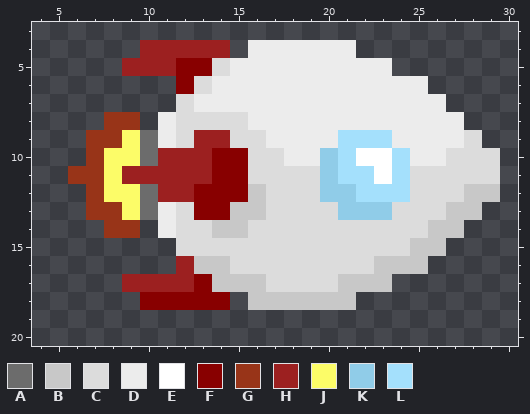
Two states of a pixel-art sprite, src/construct/Animations/player/ship1/000.png. Above, as it was before the edit.
The file is 32x24 pixels. Shown: x 4..30, y 3..20.
Palette (. is transparent): A #6c6c6c  B #c8c8c8  C #dcdcdc  D #ececec  E #ffffff  F #880000  G #983418  H #9c2020  J #fcfc68  K #90cce8  L #a4e0fc
Pixels before, first column x 6:
 4 ....HHHHH.DDDDDD........
 5 ...HHHFFCDDDDDDDDD......
 6 ......FCDDDDDDDDDDDD....
 7 ......CDDDDDDDDDDDDDD...
 8 ..GG.DCCCCDDDDDDDDDDDD..
 9 .GGJADCHHCCDDDDLLLDDDDC.
10 .GJJAHHHFFCCDDKLEELDDCCC
11 GGJHHHHHFFCCCCKLLELCCCCC
12 .GJJAHHFFFBCCCKKLLLCCCBB
13 .GGJADCFFBBCCCCKKKCCCBB.
14 ..GG.DCCBBCCCCCCCCCCBB..
15 ......CCCCCCCCCCCCCBB...
16 ......HBBCCCCCCCCBBB....
17 ...HHHHFBBBCCCCBBB......
18 ....FFFFF.BBBBBB........
After the commit:
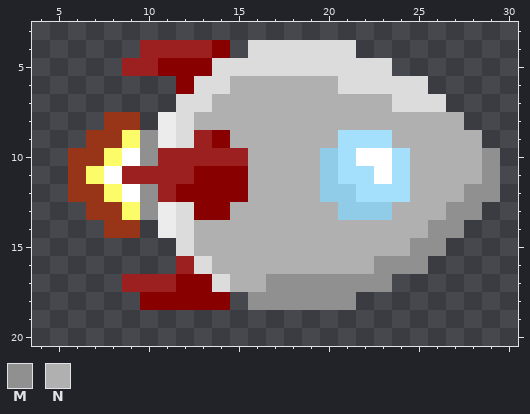
Colours new in this view: M #909090  N #b0b0b0
Changes in this commit:
Changed rows in their new state; - is an unchanged pixel.
first column x 6:
 4 --------F-CCCCCC--------
 5 -----F---CCCCCCCCC------
 6 --------CNNNNNNCCCCC----
 7 -------CNNNNNNNNNNCCC---
 8 -------NNNNNNNNNNNNNNN--
 9 ----M---FNNNNNN---NNNNN-
10 G--EM---HHNNNN-----NNNNM
11 -JE----F--NNNN-----NNNNM
12 G--EM-F---NNNN-----NNNMM
13 ----M----NNNNNN---NNNMM-
14 -------NNNNNNNNNNNNNMM--
15 -------NNNNNNNNNNNNMM---
16 -------CNNNNNNNNNMMM----
17 ------F-CNNMMMMMMM------
18 ----------MMMMMM--------
